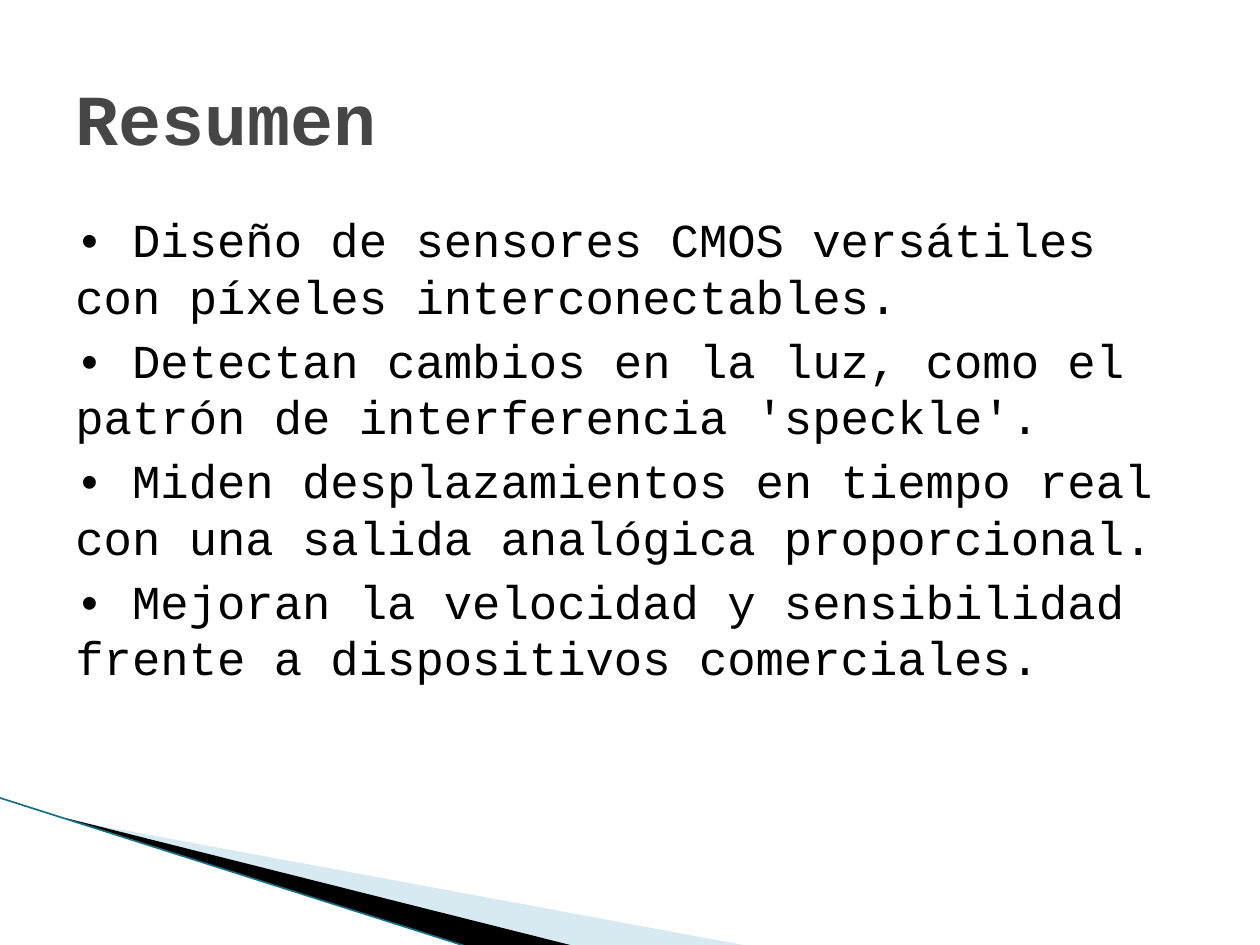
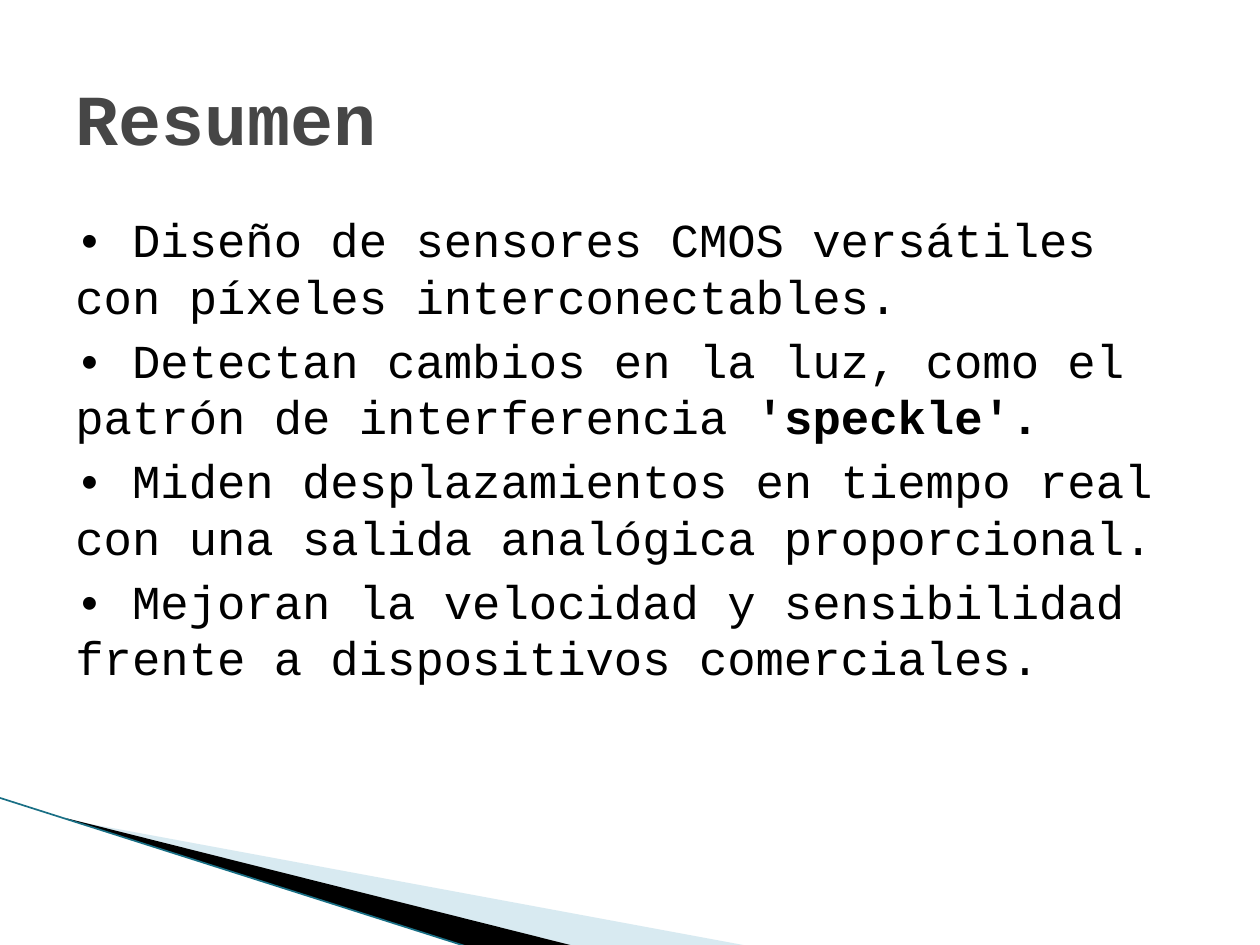
Before and after one commit to marianomorel/maestria-repo, a slide deck: slide 2 of sensores_cmos_presentacion.pptx. Drawn at 1260x945 pixels with LibreOffice and Linux fonts; fonts in the diff are those of the drawing; background and template pictures are left out. Boxes give left, top, right and bottom in pixels: in the first picture for what was removed or moved away, otherwise in the second. Text is boxed around its words. In the diff, an @@ line names an element or a change of style, - is before the commit and + after.

```diff
--- a/sensores_cmos_presentacion.pptx
+++ b/sensores_cmos_presentacion.pptx
@@ text at [75,344,1124,444]: bold on in "'speckle'." @@
```
Also in this commit, not shown: 3 other slides changed, 3 slides added, 5 other files.
